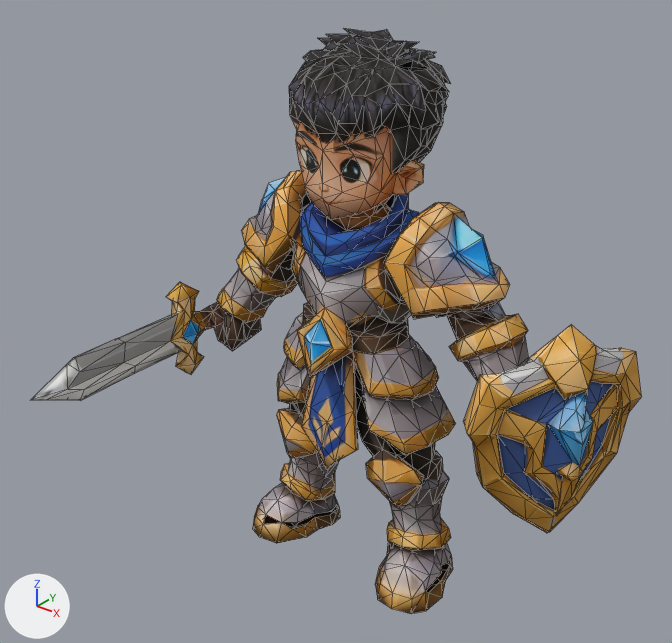
Before and after pictures for a commit that changed the glTF model assets/models/style/heroes/duy_anh.glb.
Rendered twice from a 50 mm lens placed at (80.0, -105.5, 70.0), pointed at (4.1, -10.7, 11.2). Every picture has the same lights, and +X, +Y and +Z are marked at lower left. The older version comes first. Mesh edges are drawn as thin lines. Vertices at exactly the same position are counted once.

Objects in the first picture: 'tripo_node_0cf998f3-a7f2-4be9-b17e-f329eee84d5d'.
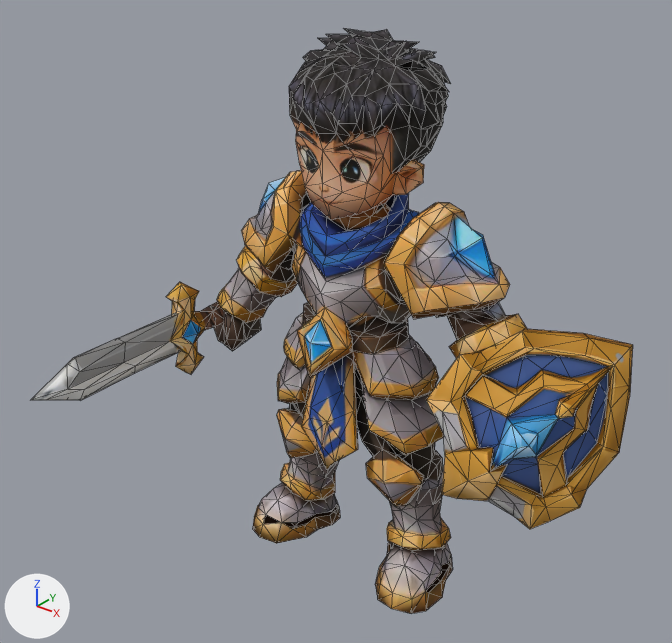
The change in detail:
me_tripo_mesh_0cf998f3_a7f2_4be9_b17e_f329eee84d5d is used by ob_tripo_node_0cf998f3_a7f2_4be9_b17e_f329eee84d5d; location (0.0, 0.0, 0.0).
me_tripo_mesh_0cf998f3_a7f2_4be9_b17e_f329eee84d5d had 1718 vertices, 3402 faces and spanned x -33.0..41.9, y -40.6..13.1, z -38.4..49.7.
me_tripo_mesh_0cf998f3_a7f2_4be9_b17e_f329eee84d5d now has 1718 vertices, 3402 faces and spans x -33.0..42.2, y -40.6..12.4, z -38.4..49.7.
me_tripo_mesh_0cf998f3_a7f2_4be9_b17e_f329eee84d5d part 1: the loose piece of 199 vertices spanning x 25.8..41.9, y -11.9..13.1, z -17.8..16.2 is multiplied about its middle by the matrix ((0.2, -0.877, -0.437), (-0.673, 0.202, -0.712), (0.712, 0.436, -0.549)), then moved by (-2.5, -0.3, 0.9).

What differs and where, as boxes (x1, y1, x2, y2) in the pictures (672 x 643 px; the box of a moved part takes in the faces that stretch with it):
'tripo_node_0cf998f3-a7f2-4be9-b17e-f329eee84d5d', reshaped
    before: (31, 28, 642, 614)
    after: (31, 28, 633, 614)
part 1 of me_tripo_mesh_0cf998f3_a7f2_4be9_b17e_f329eee84d5d, moved or reshaped
    before: (463, 324, 642, 533)
    after: (426, 329, 633, 529)
